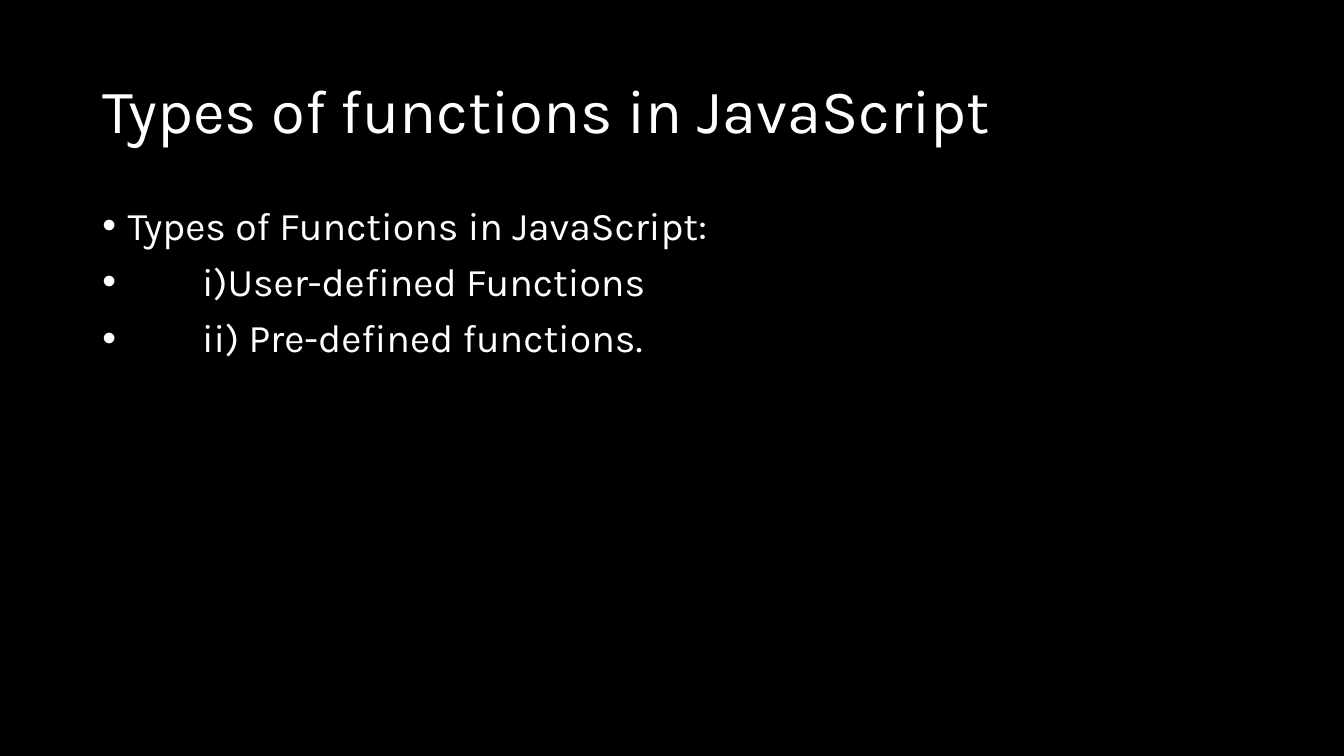
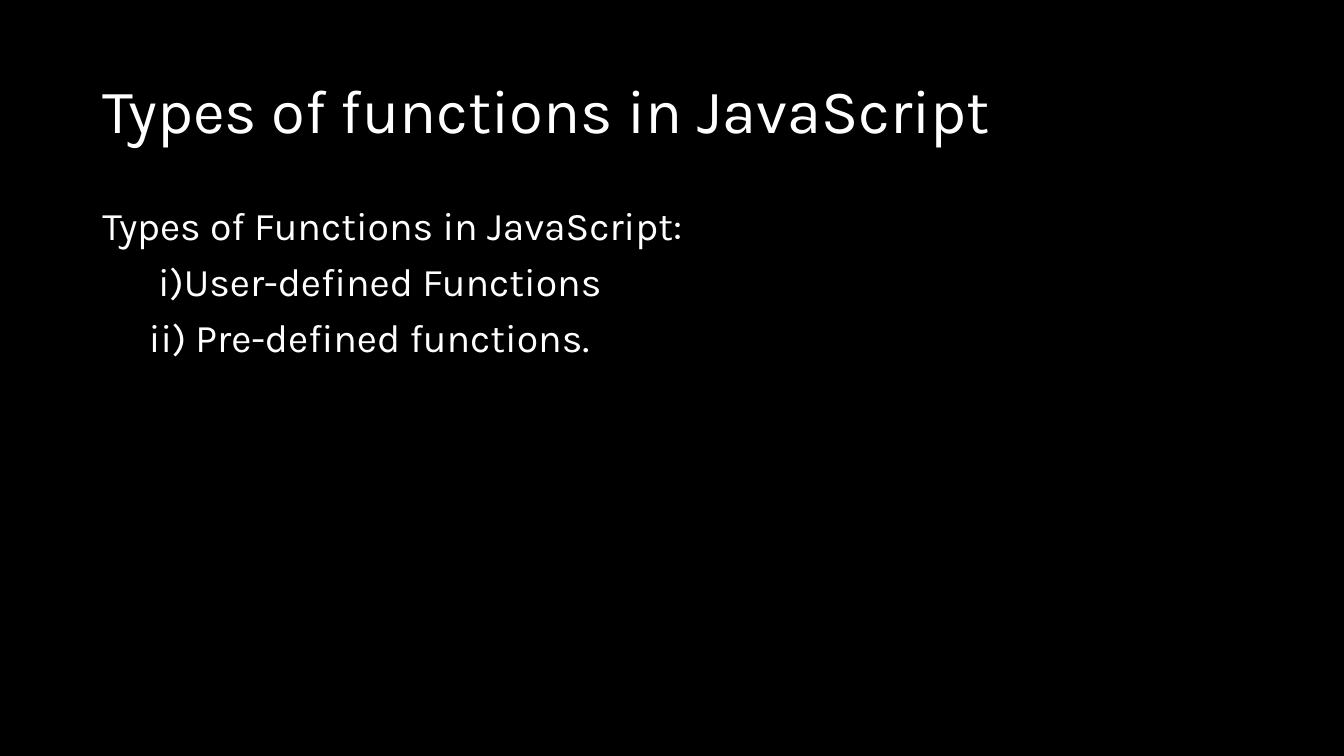
Before and after one commit to natiquekeyin/fall2024, a slide deck: slide 20 of JavaScript/Week2/Week 2.pptx. Drawn at 1344x756 pixels with LibreOffice and Linux fonts; fonts in the diff are those of the drawing. Boxes give left, top, right and bottom in pixels: in the first picture for what was removed or moved away, otherwise in the second. Text is boxed around its words. In the diff, an @@ line names an element or a change of style, - is before the commit and + after.

```diff
--- a/JavaScript/Week2/Week 2.pptx
+++ b/JavaScript/Week2/Week 2.pptx
@@ text "Types of Functions in JavaScript:" at box(102, 213, 682, 357): bullet • to none @@
```
Also in this commit, not shown: 2 other slides changed, 1 other file.
